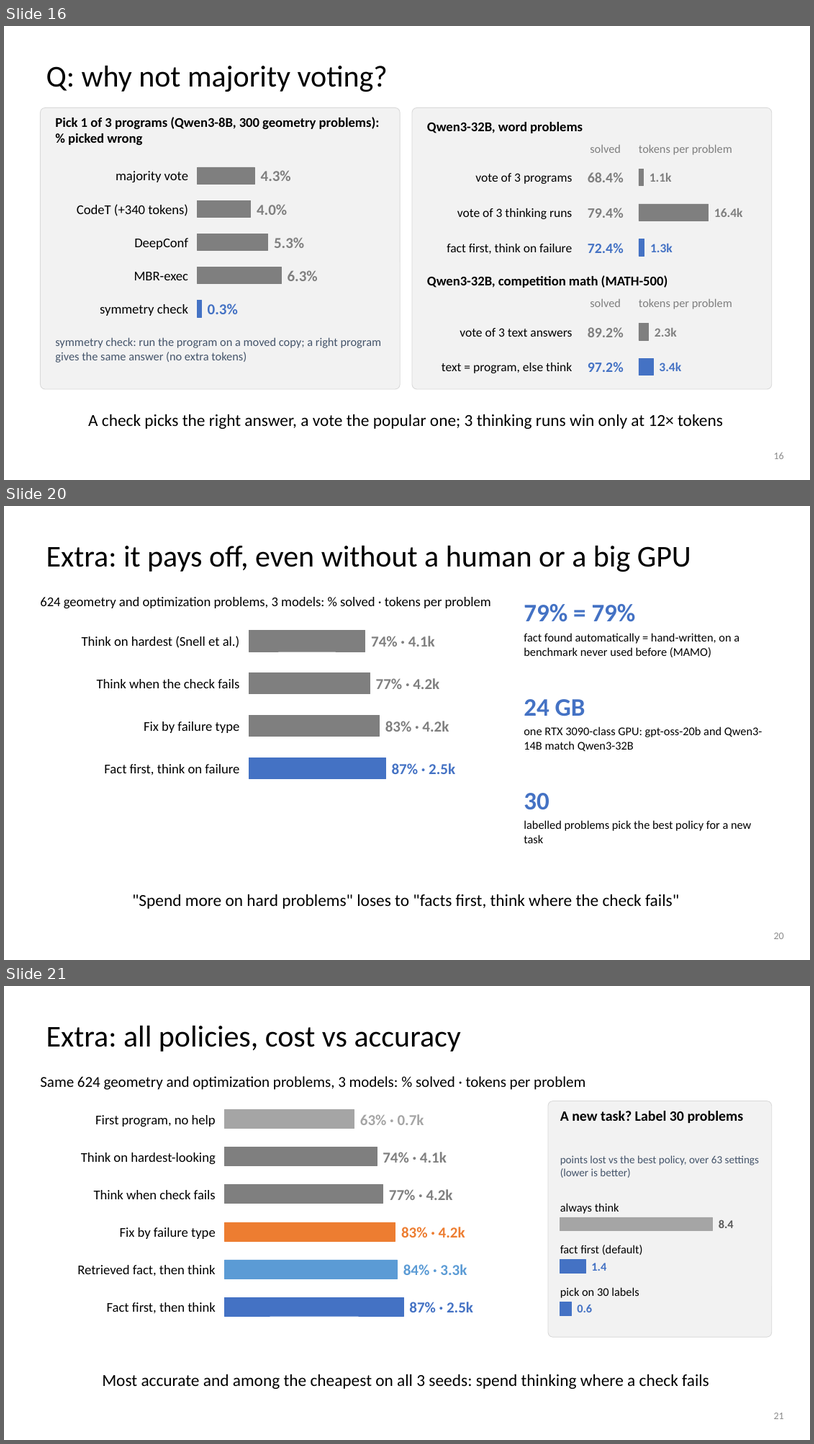
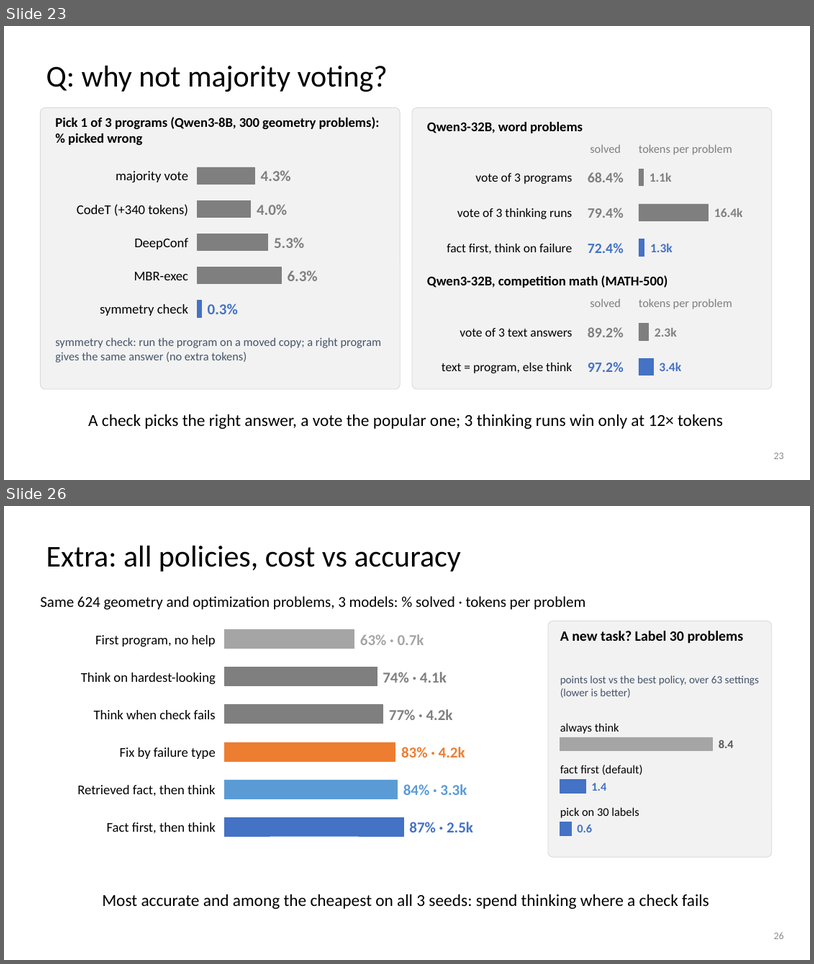
Before and after one commit to dlwns147/CSED490E_Project_Team5, a slide deck: PROPOSAL_slides.pptx. Shown one above the other, each under a label of ours: slides 16, 20 and 21 before the commit, slides 23 and 26 after it; the slides between them are not shown. The pictures are 814x1444 and 814x964 pixels, drawn with LibreOffice and Linux fonts; fonts in the diff are those of the drawing. Boxes give left, top, right and bottom in pixels: in the first picture for what was removed or moved away, otherwise in the second. Text is boxed around its words. In the diff, an @@ line names an element or a change of style, - is before the commit and + after.

```diff
--- a/PROPOSAL_slides.pptx
+++ b/PROPOSAL_slides.pptx
@@ slide 20 removed at box(4, 506, 810, 960), background #FFFFFF @@
@@ title removed at box(46, 546, 692, 572) @@
-Extra: it pays off, even without a human or a big GPU
@@ text removed at box(40, 597, 491, 608) @@
-624 geometry and optimization problems, 3 models: % solved · tokens per problem
@@ text removed at box(524, 604, 636, 622) @@
-79% = 79%
@@ rectangle removed at box(249, 631, 365, 651) @@
@@ text removed at box(524, 633, 740, 657) @@
-fact found automatically = hand-written, on a benchmark never used before (MAMO)
@@ text removed at box(82, 636, 240, 648) @@
-Think on hardest (Snell et al.)
@@ text removed at box(371, 636, 435, 646) @@
-74% · 4.1k
@@ rectangle removed at box(249, 672, 370, 693) @@
@@ text removed at box(376, 678, 440, 689) @@
-77% · 4.2k
@@ text removed at box(97, 679, 239, 688) @@
-Think when the check fails
@@ text removed at box(524, 699, 586, 716) @@
-24 GB
@@ text removed at box(144, 721, 240, 733) @@
-Fix by failure type
@@ rectangle removed at box(249, 716, 380, 736) @@
@@ text removed at box(386, 721, 449, 731) @@
-83% · 4.2k
@@ text removed at box(524, 726, 763, 752) @@
-one RTX 3090-class GPU: gpt-oss-20b and Qwen3-14B match Qwen3-32B
@@ text removed at box(104, 764, 239, 775) @@
-Fact first, think on failure
@@ rectangle removed at box(249, 758, 386, 779) @@
@@ text removed at box(392, 763, 455, 774) @@
-87% · 2.5k
@@ text removed at box(524, 793, 549, 810) @@
-30
@@ text removed at box(524, 820, 751, 843) @@
-labelled problems pick the best policy for a new task
@@ text removed at box(132, 893, 679, 908) @@
-"Spend more on hard problems" loses to "facts first, think where the check fails"
@@ page number removed at box(774, 932, 784, 939) @@
-20
@@ what was slide 16 is now slide 23 @@
@@ page number at box(774, 452, 784, 459): text changed @@
-16
+23
@@ what was slide 21 is now slide 26 @@
@@ page number at box(774, 932, 784, 939): text changed @@
-21
+26
```
Also in this commit, not shown: 7 slides changed, 4 slides added, 3 other slides removed, 10 other files.
